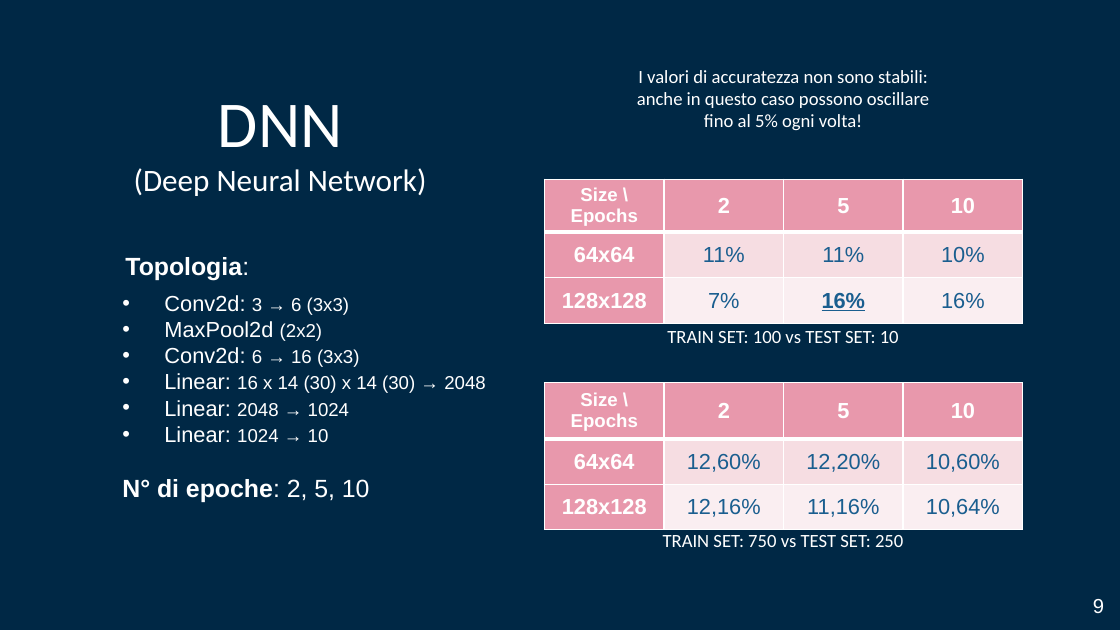
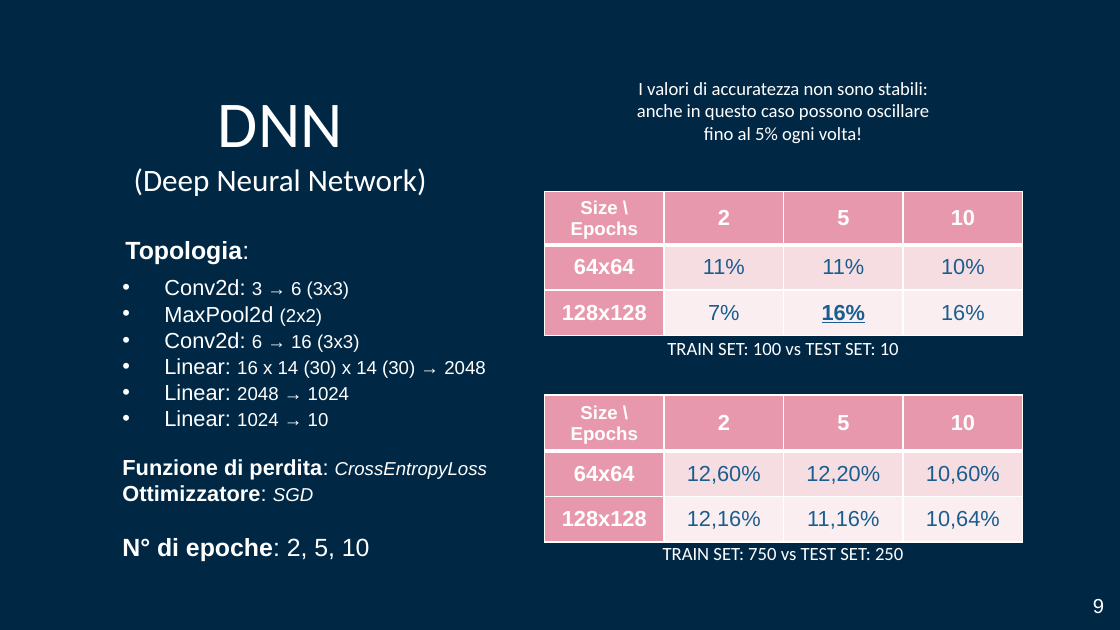
Before and after one commit to alessiabodini/FoodRecognition, a slide deck: slide 9 of Food Recognition.pptx. Drawn at 1120x630 pixels with LibreOffice and Linux fonts; fonts in the diff are those of the drawing. Boxes give left, top, right and bottom in pixels: in the first picture for what was removed or moved away, otherwise in the second. Text is boxed around its words. In the diff, an @@ line names an element or a change of style, - is before the commit and + after.

```diff
--- a/Food Recognition.pptx
+++ b/Food Recognition.pptx
@@ subtitle "Topologia:": place and size @@
-subtitle "Topologia:" at [122,257,485,502]
+subtitle "Topologia:" at [122,241,487,561]
@@ 2 texts, 1 table: place and size @@
-2 texts, 1 table at [544,70,1024,343]
+2 texts, 1 table at [544,82,1024,355]
@@ table: place and size @@
-table at [544,383,1024,521]
+table at [544,395,1024,533]
@@ subtitle at [122,459,487,502]: paragraphs added @@
+Funzione di perdita: CrossEntropyLoss
+Ottimizzatore: SGD
@@ text "TRAIN SET: 750 vs TEST ...": place and size @@
-text "TRAIN SET: 750 vs TEST ..." at [663,535,903,547]
+text "TRAIN SET: 750 vs TEST ..." at [663,548,903,560]
```
Also in this commit, not shown: 2 other slides changed, 1 other file.
